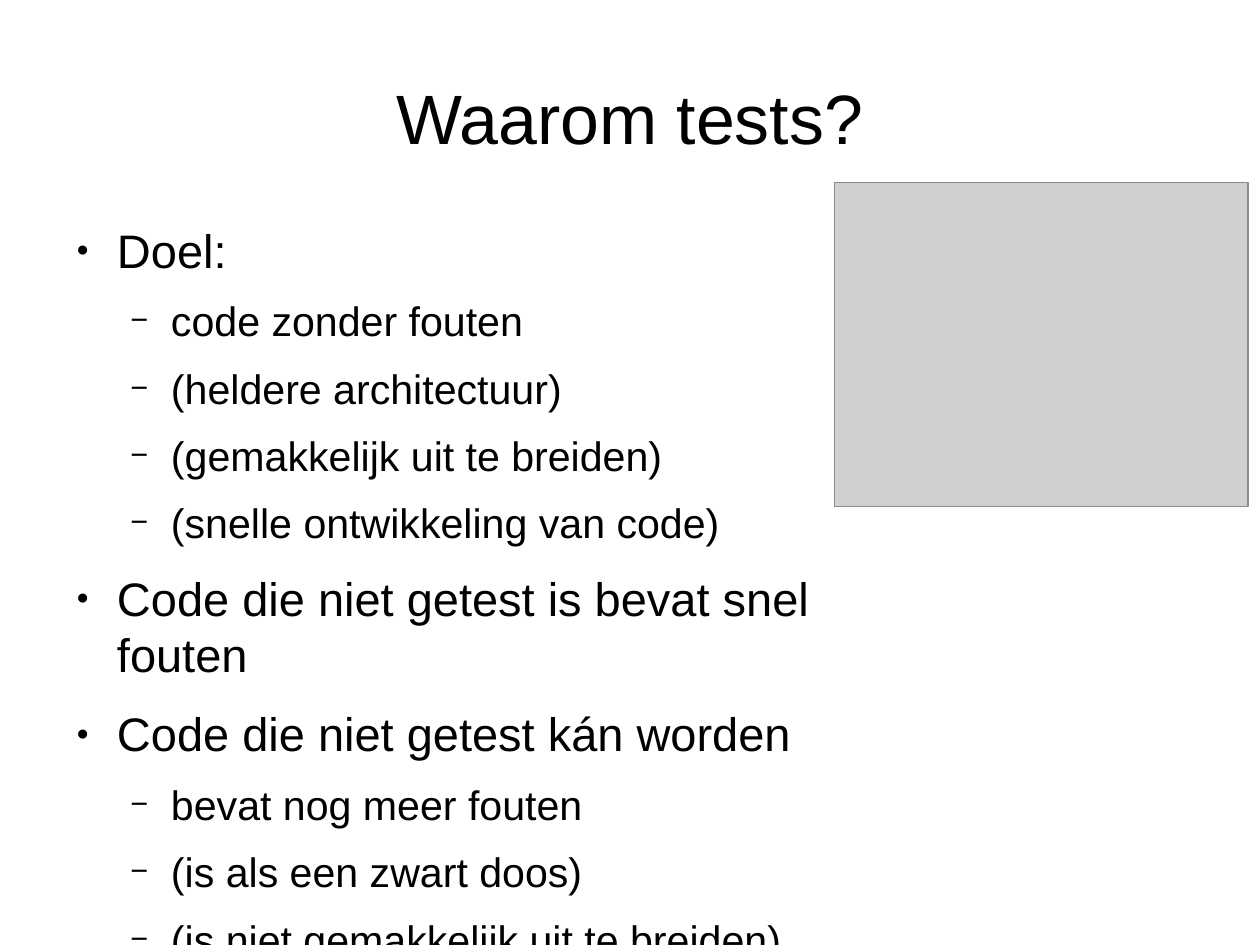
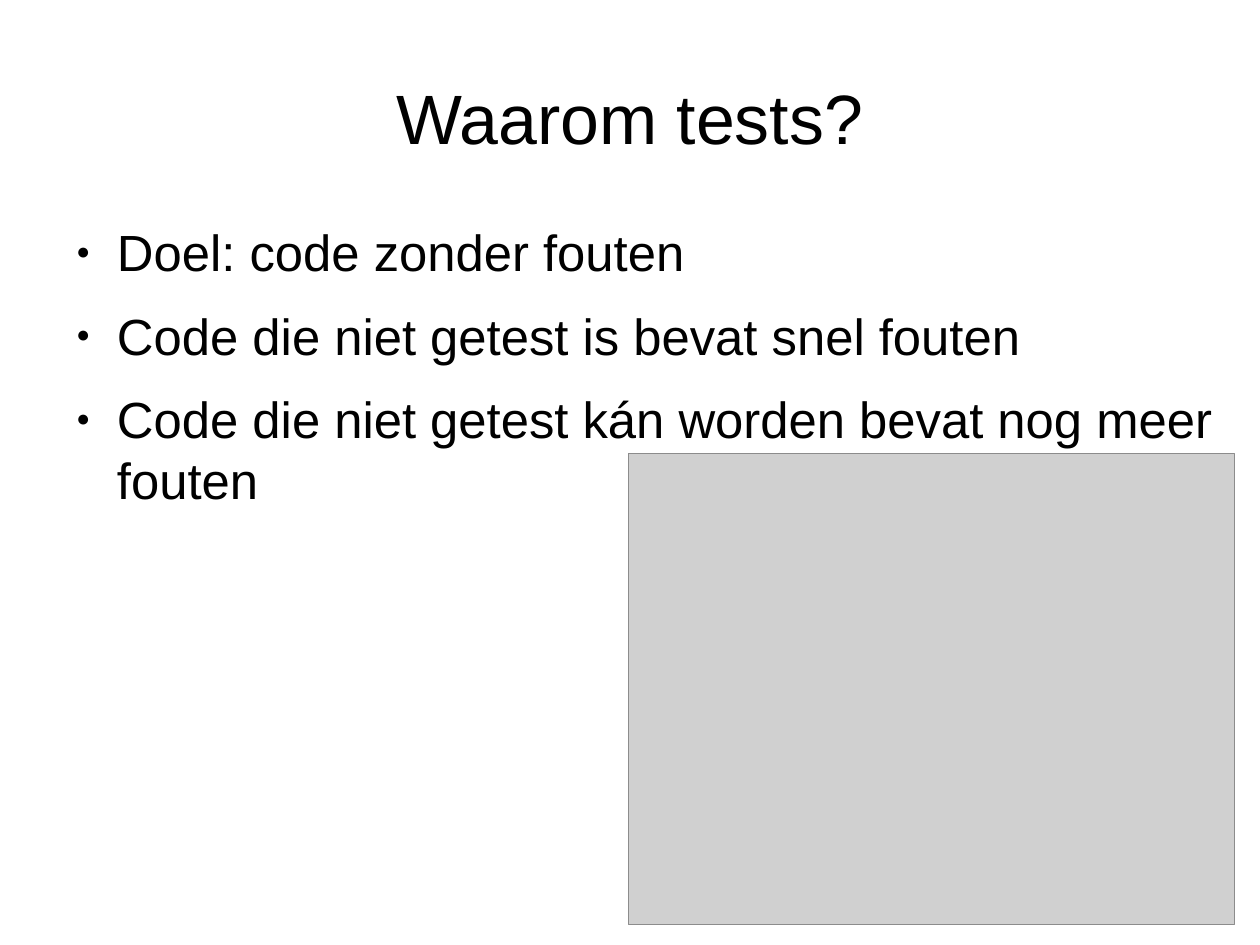
Before and after one commit to djog/arduino_cursus, a slide deck: slide 3 of Raw/TestgestuurdeOntwikkeling.odp. Drawn at 1260x945 pixels with LibreOffice and Linux fonts; fonts in the diff are those of the drawing; grey boxes stand for pictures. Boxes give left, top, right and bottom in pixels: in the first picture for what was removed or moved away, otherwise in the second. Text is boxed around its words. In the diff, an @@ line names an element or a change of style, - is before the commit and + after.

```diff
--- a/Raw/TestgestuurdeOntwikkeling.odp
+++ b/Raw/TestgestuurdeOntwikkeling.odp
@@ text at bbox=[117, 234, 684, 272]: text changed; size 25.9 to 32 pt @@
-● Doel:
-  − code zonder fouten
-  − (heldere architectuur)
-  − (gemakkelijk uit te breiden)
-  − (snelle ontwikkeling van code)
+● Doel: code zonder fouten
@@ text at bbox=[117, 318, 1020, 365]: size 29.6 to 32 pt in "Code die niet getest is bevat snel ..." @@
@@ text at bbox=[117, 400, 1212, 500]: text changed; size 25.9 to 32 pt @@
-● Code die niet getest kán worden
-  − bevat nog meer fouten
-  − (is als een zwart doos)
-  − (is niet gemakkelijk uit te breiden)
+● Code die niet getest kán worden bevat nog meer fouten
@@ picture: place and size @@
-picture at bbox=[835, 183, 1249, 507]
+picture at bbox=[629, 454, 1235, 925]
```
Also in this commit, not shown: 13 other slides changed, 3 other files.
